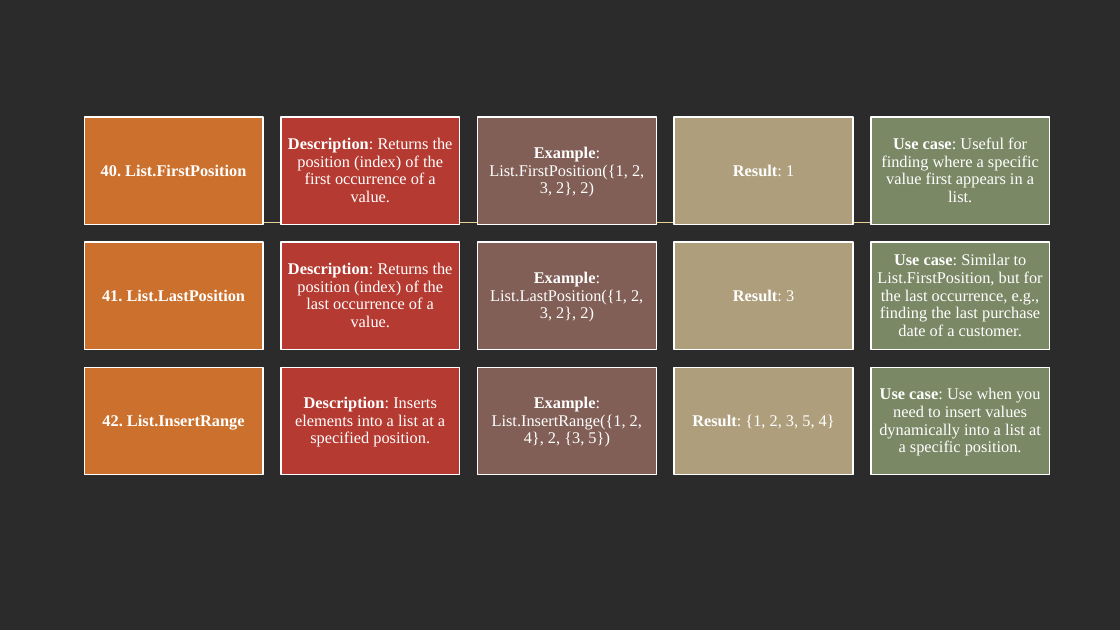
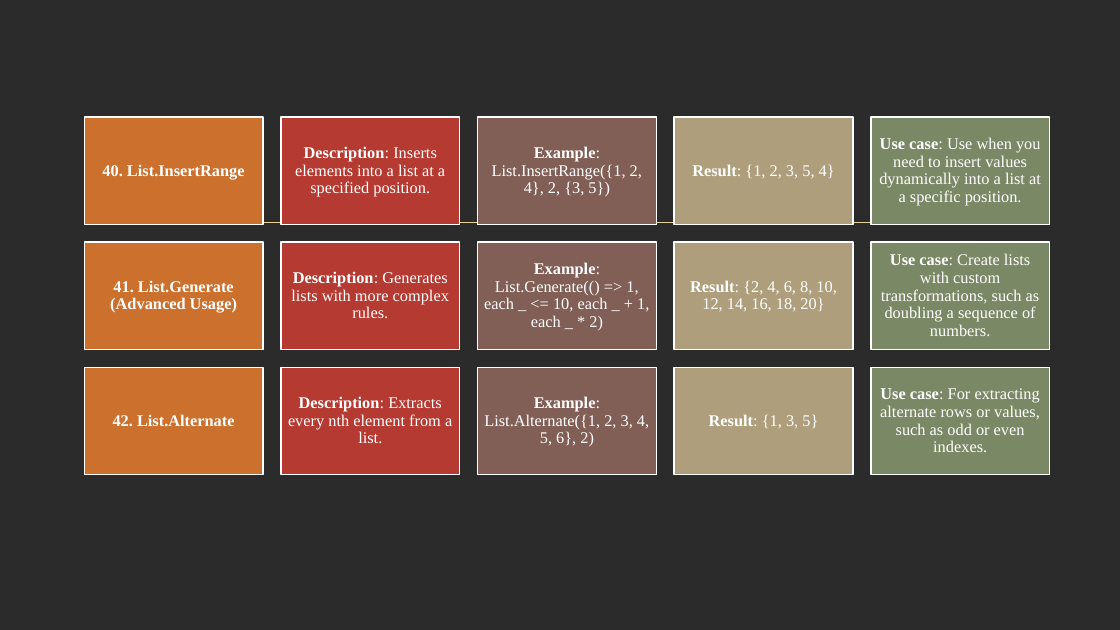
Before and after one commit to KrishnaPrajapati421/MQueryFiles, a slide deck: slide 2 of Power Query List Functions Part 3.pptx. Drawn at 1120x630 pixels with LibreOffice and Linux fonts; fonts in the diff are those of the drawing; background and template pictures are left out; a plain dark background stands for a picture behind light text. Boxes give left, top, right and bottom in pixels: in the first picture for what was removed or moved away, otherwise in the second. Text is boxed around its words. In the diff, an @@ line names an element or a change of style, - is before the commit and + after.

```diff
--- a/Power Query List Functions Part 3.pptx
+++ b/Power Query List Functions Part 3.pptx
@@ text "Description: Inserts elements into a ...": place and size @@
-text "Description: Inserts elements into a ..." at (295,396,445,447)
+text "Description: Inserts elements into a ..." at (295,146,445,197)
@@ text "Use case: Use when you ...": place and size @@
-text "Use case: Use when you ..." at (879,387,1041,456)
+text "Use case: Use when you ..." at (879,137,1041,206)
@@ text removed at (288,137,453,202) @@
-Description: Returns the position (index) of the first occurrence of a value.
@@ text at (492,146,642,196): text changed @@
-Example: List.FirstPosition({1, 2, 3, 2}, 2)
+Example: List.InsertRange({1, 2, 4}, 2, {3, 5})
@@ text removed at (881,137,1039,202) @@
-Use case: Useful for finding where a specific value first appears in a list.
@@ text at (102,164,245,179): text changed @@
-40. List.FirstPosition
+40. List.InsertRange
@@ text at (692,164,835,178): text changed; bold off @@
-Result: 1
+Result: {1, 2, 3, 5, 4}
@@ text at (484,262,649,330): text changed @@
-Example: List.LastPosition({1, 2, 3, 2}, 2)
+Example: List.Generate(() => 1, each _ <= 10, each _ + 1, each _ * 2)
@@ text at (881,253,1040,336): text changed @@
-Use case: Similar to List.FirstPosition, but for the last occurrence, e.g., finding the last purchase date of a customer.
+Use case: Create lists with custom transformations, such as doubling a sequence of numbers.
@@ text at (110,280,237,313): text changed @@
-41. List.LastPosition
+41. List.Generate (Advanced Usage)
@@ text at (291,271,449,318): text changed @@
-Description: Returns the position (index) of the last occurrence of a value.
+Description: Generates lists with more complex rules.
@@ text at (690,280,836,311): text changed; bold off @@
-Result: 3
+Result: {2, 4, 6, 8, 10, 12, 14, 16, 18, 20}
@@ text added at (880,388,1040,452), 14 pt, text #FFFFFF @@
+Use case: For extracting alternate rows or values, such as odd or even indexes.
@@ text at (113,414,235,426): text changed @@
-42. List.InsertRange
+42. List.Alternate
@@ text added at (288,396,452,443), 14 pt, text #FFFFFF @@
+Description: Extracts every nth element from a list.
@@ text at (484,396,649,446): text changed @@
-Example: List.InsertRange({1, 2, 4}, 2, {3, 5})
+Example: List.Alternate({1, 2, 3, 4, 5, 6}, 2)
@@ text at (709,414,818,428): text changed @@
-Result: {1, 2, 3, 5, 4}
+Result: {1, 3, 5}
```
Also in this commit, not shown: 3 other slides changed, 1 slide removed.
